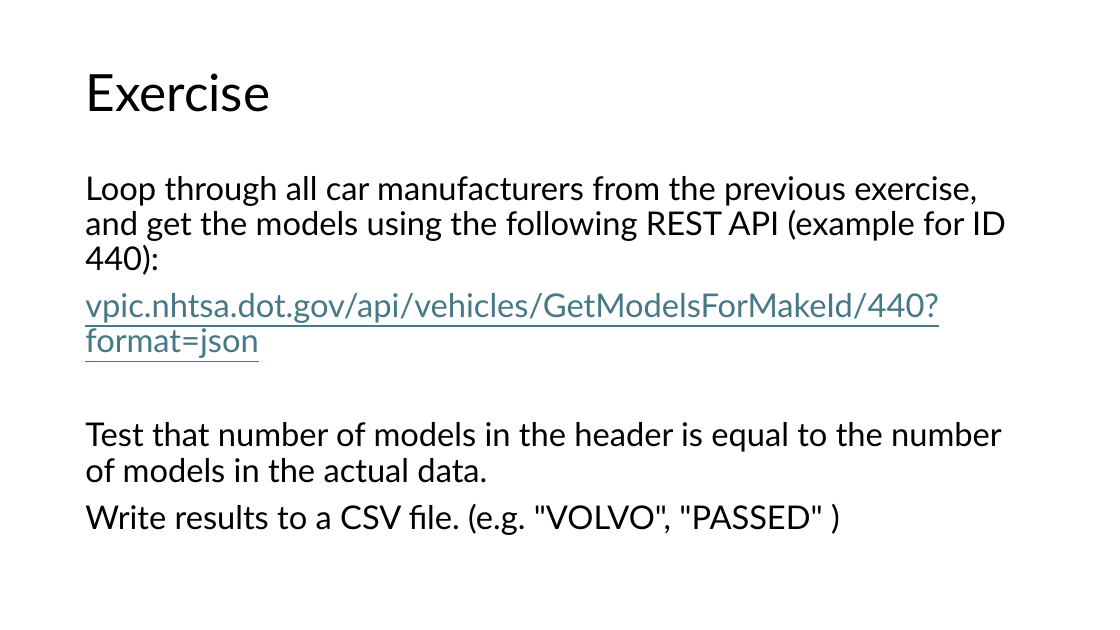
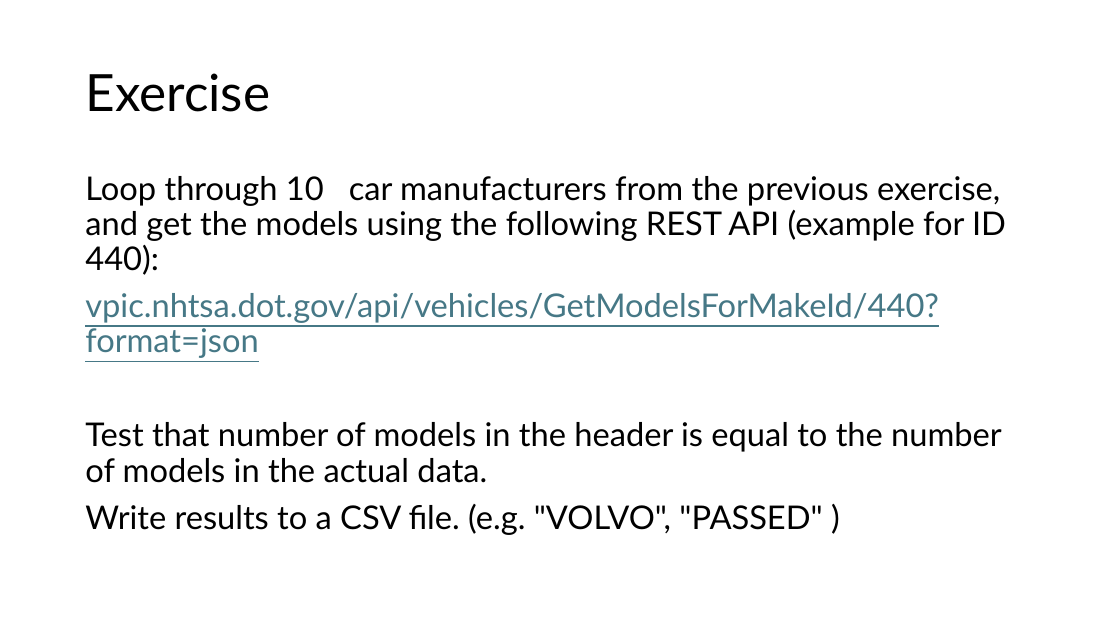
Before and after one commit to BjarneHelgesen/PythonForTestere, a slide deck: slide 17 of PythonForTestere.pptx. Drawn at 1120x630 pixels with LibreOffice and Linux fonts; fonts in the diff are those of the drawing. Boxes give left, top, right and bottom in pixels: in the first picture for what was removed or moved away, otherwise in the second. Text is boxed around its words. In the diff, an @@ line names an element or a change of style, - is before the commit and + after.

```diff
--- a/PythonForTestere.pptx
+++ b/PythonForTestere.pptx
@@ text at [85, 176, 1006, 275]: text changed @@
-Loop through all car manufacturers from the previous exercise, and get the models using the following REST API (example for ID 440):
+Loop through 10 car manufacturers from the previous exercise, and get the models using the following REST API (example for ID 440):
```
Also in this commit, not shown: 4 slides added, 2 other files.
